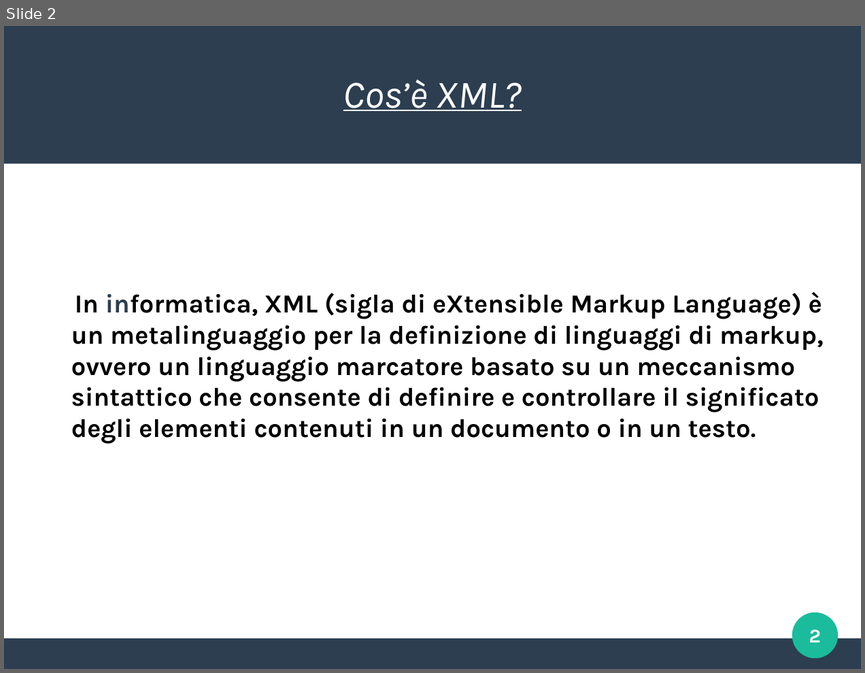
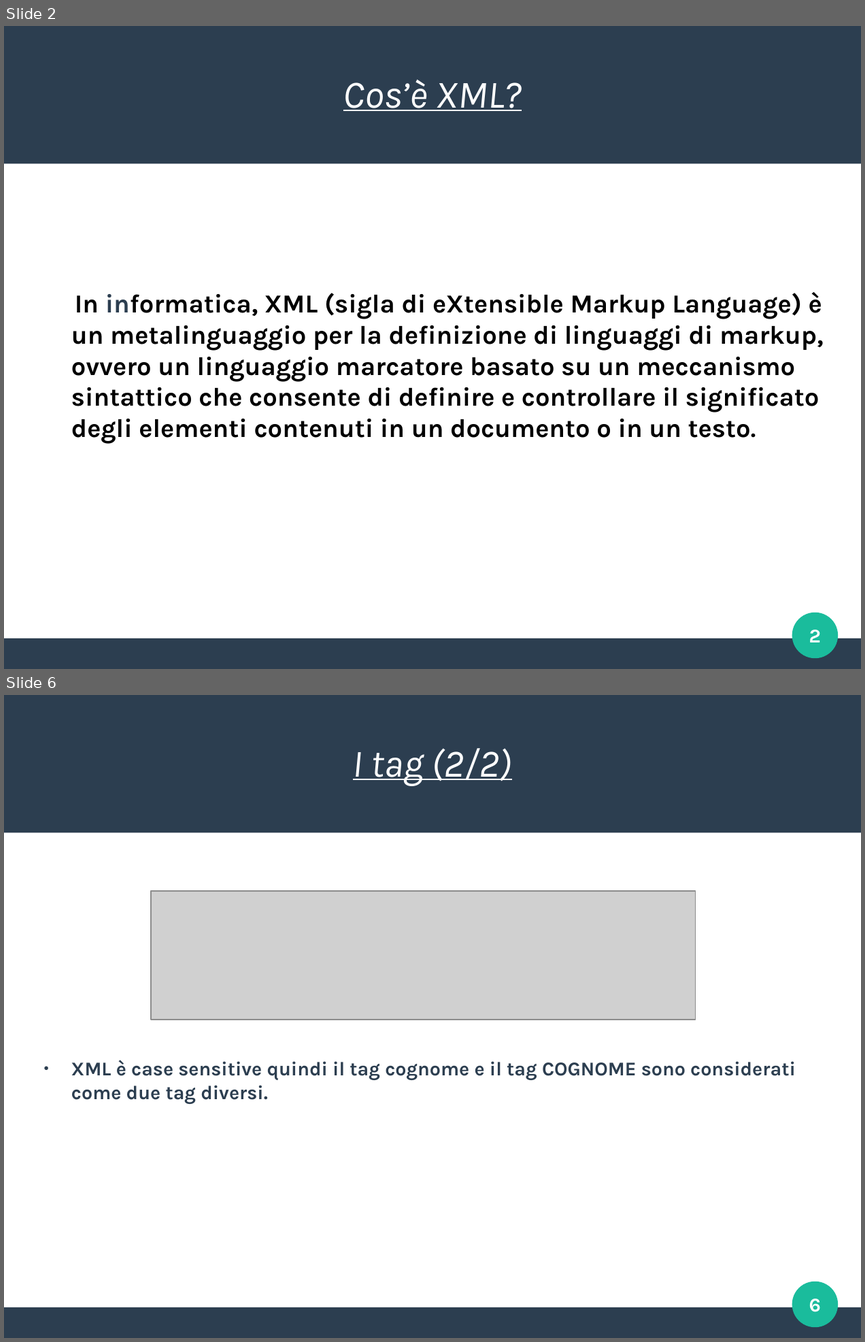
Before and after one commit to AlessandroVianello/school, a slide deck: XML presentazione.odp. Shown one above the other, each under a label of ours: slide 2 before the commit, slides 2 and 6 after it; the slides between them are not shown. The pictures are 865x673 and 865x1342 pixels, drawn with LibreOffice and Linux fonts; fonts in the diff are those of the drawing; grey boxes stand for pictures. Boxes give left, top, right and bottom in pixels: in the first picture for what was removed or moved away, otherwise in the second. Text is boxed around its words. In the diff, an @@ line names an element or a change of style, - is before the commit and + after.

```diff
--- a/XML presentazione.odp
+++ b/XML presentazione.odp
@@ slide 6 added at (4,695,861,1338), background #FFFFFF; not listed: 3 template elements that a slide beside it also shows @@
@@ title added at (353,748,512,786), 36 pt, text #FFFFFF, italic, underline @@
+I tag (2/2)
@@ picture added at (151,891,696,1019) @@
@@ text added at (71,1059,796,1104), 18 pt, text #2C3E50, bold @@
+● XML è case sensitive quindi il tag cognome e il tag COGNOME sono considerati come due tag diversi.
@@ page number added at (809,1298,821,1312), 18 pt, text #FFFFFF, bold @@
+6
```
Also in this commit, not shown: 2 slides changed, 5 other slides added.
